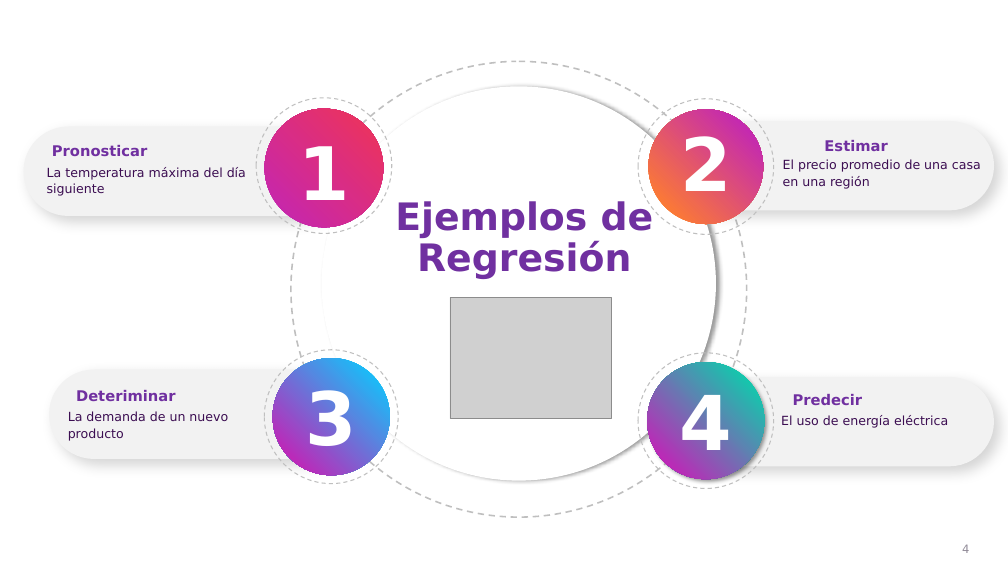
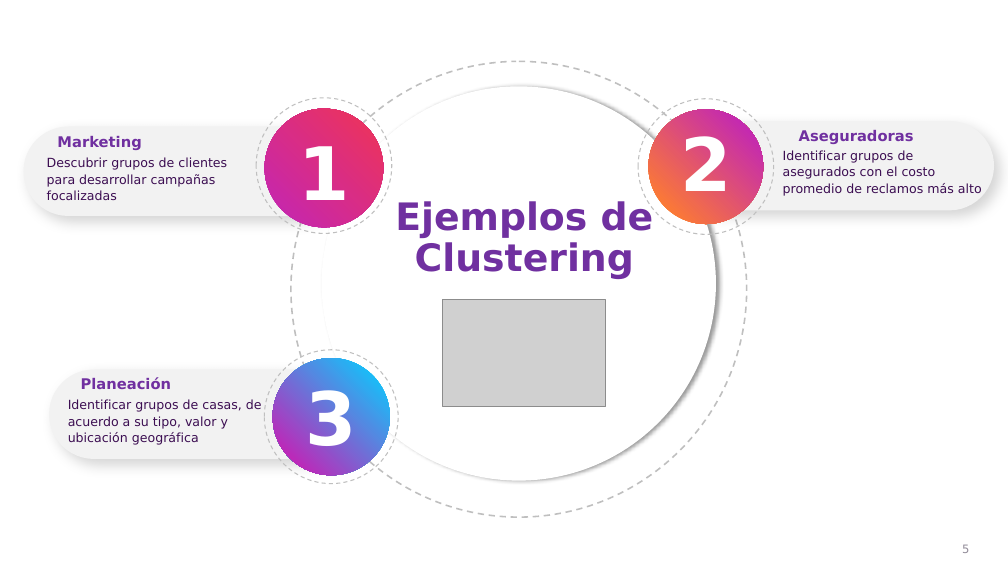
Before and after one commit to csameshiman/Axity_Curso_ML_2023, a slide deck: slide 5 of Diapositivas/Parte 04.Clustering/Sección 04.1.K-Means Clustering/K-Means_Clustering.pptx (slide 4 before the commit). Drawn at 1008x567 pixels with LibreOffice and Linux fonts; fonts in the diff are those of the drawing; grey boxes stand for pictures; background and template pictures are left out. Boxes give left, top, right and bottom in pixels: in the first picture for what was removed or moved away, otherwise in the second. Text is boxed around its words. In the diff, an @@ line names an element or a change of style, - is before the commit and + after.

```diff
--- a/Diapositivas/Parte 04.Clustering/Sección 04.1.K-Means Clustering/K-Means_Clustering.pptx
+++ b/Diapositivas/Parte 04.Clustering/Sección 04.1.K-Means Clustering/K-Means_Clustering.pptx
@@ text at [57, 136, 141, 150]: text changed @@
-Pronosticar
+Marketing
@@ text at [799, 130, 914, 144]: text changed @@
-Estimar
+Aseguradoras
@@ text at [47, 157, 227, 200]: text changed @@
-La temperatura máxima del día siguiente
+Descubrir grupos de clientes para desarrollar campañas focalizadas
@@ text at [783, 150, 982, 196]: text changed @@
-El precio promedio de una casa en una región
+Identificar grupos de asegurados con el costo promedio de reclamos más alto
@@ text at [395, 200, 654, 279]: text changed @@
-Ejemplos de Regresión
+Ejemplos de Clustering
@@ picture: place and size @@
-picture at [450, 298, 611, 419]
+picture at [442, 299, 606, 407]
@@ ellipse removed at [638, 353, 774, 488] @@
@@ text at [81, 377, 171, 389]: text changed @@
-Deteriminar
+Planeación
@@ ellipse removed at [647, 362, 765, 479] @@
-4
@@ rounded rectangle removed at [678, 377, 994, 467] @@
@@ text at [68, 399, 262, 445]: text changed @@
-La demanda de un nuevo producto
+Identificar grupos de casas, de acuerdo a su tipo, valor y ubicación geográfica
@@ text removed at [781, 415, 948, 428] @@
-El uso de energía eléctrica
@@ text removed at [793, 394, 863, 405] @@
-Predecir
@@ page number at [962, 544, 969, 553]: text changed @@
-4
+5
```
Also in this commit, not shown: 1 other slide changed, 45 slides added, 14 slides removed.
